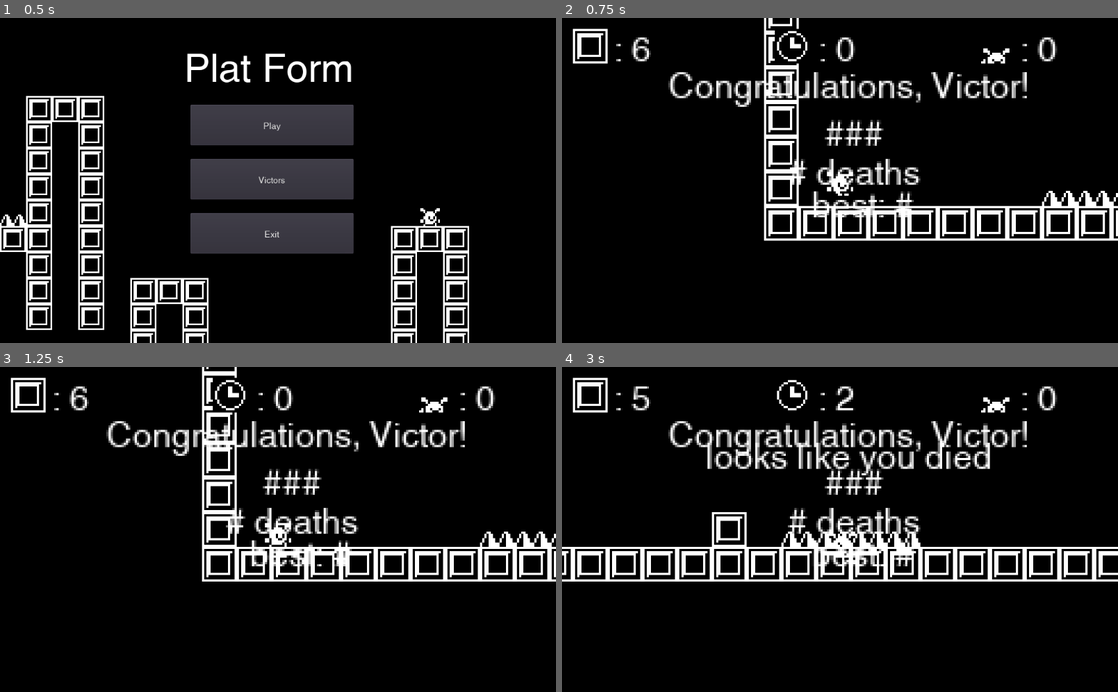
Above: before the commit, frames 1-4 (two rows, left to right).
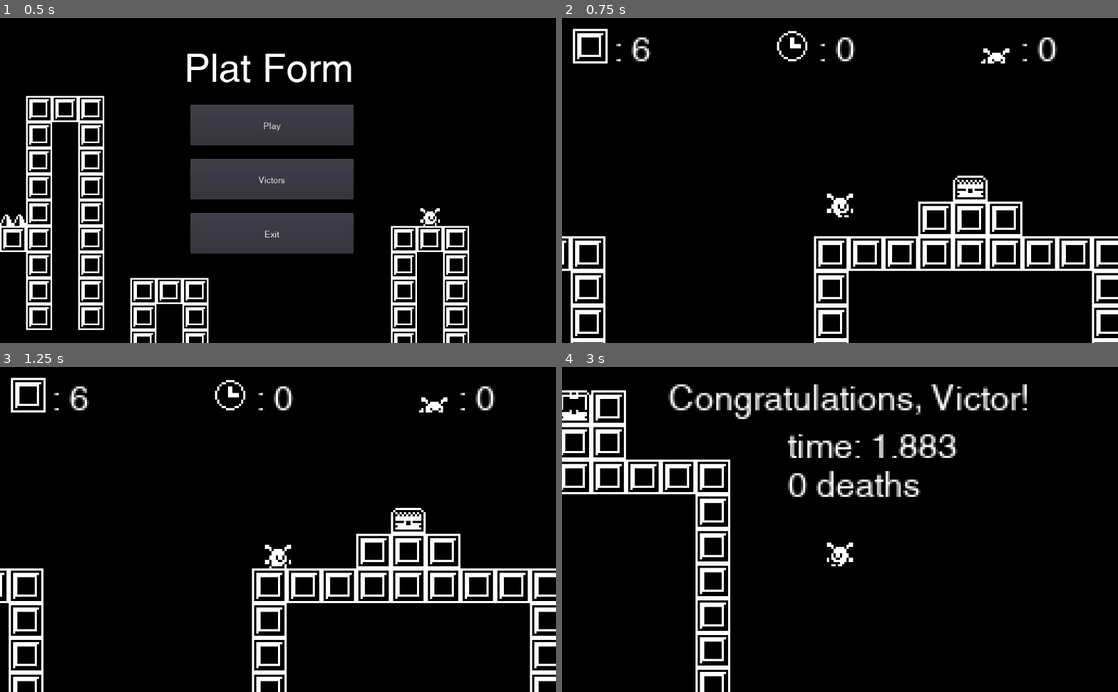
Above: after the commit, the same moments.

Repository: thomasapope/plat-form
Game: Godot game, scene res://scenes/Main.tscn
The game is run twice, just before and just after one commit, with the same random seed, the same clock (stepped at 60 frames per second) and the same inputs.
Inputs (mouse positions are in pixels of both pictures, inside the frame that each line leads up to):
- Up to frame 1 (0.5 s): no input
- Up to frame 2 (0.75 s): click "Play" at 0.5 s
- Up to frame 3 (1.25 s): no input
- Up to frame 4 (3 s): tap Enter at 1.25 s; move the mouse to (962, 513) at 1.27 s; hold D (right) 1.28-2.78 s; click (962, 513) at 1.42 s; tap W (jump) at 1.52, 2.27 s; move the mouse to (728, 545) at 2.02 s; move the mouse to (895, 458) at 2.77 s; hold A (left) from 2.78 s (still down)

Frame 1 is identical in both runs. In frame 2, 16% of the frame differs, in the area x 0-100%, y 0-100%; in frame 3, 15%; in frame 4, 21%, in the area x 0-100%, y 3-100%.
Error before the commit: Invalid set index 'visible' (on base: 'null instance') with value of type 'bool'. (res://scripts/World.gd:74)

Commit message:
Add Timer to victory screen

Diff:
--- a/scenes/World.tscn
+++ b/scenes/World.tscn
@@ -20,7 +20,7 @@
 [node name="TileMap" parent="." instance=ExtResource( 1 )]
 
 [node name="Character" parent="." instance=ExtResource( 2 )]
-position = Vector2( -301, -39 )
+position = Vector2( 5180, -395 )
 
 [node name="Hazard" parent="." instance=ExtResource( 3 )]
 
@@ -28,6 +28,7 @@
 
 [node name="Camera2D" type="Camera2D" parent="."]
 position = Vector2( 0, -72 )
+offset = Vector2( 0, -10 )
 current = true
 zoom = Vector2( 0.25, 0.25 )
 script = ExtResource( 6 )
@@ -35,9 +36,9 @@
 
 [node name="GUI" type="Control" parent="Camera2D"]
 margin_left = -128.0
-margin_top = -75.0
+margin_top = -85.0
 margin_right = 128.0
-margin_bottom = 75.0
+margin_bottom = 65.0
 mouse_filter = 2
 theme = ExtResource( 8 )
 __meta__ = {
@@ -63,14 +64,15 @@
 }
 
 [node name="VictoryLabel" type="Label" parent="Camera2D/GUI"]
+visible = false
 anchor_left = 0.5
 anchor_top = 0.5
 anchor_right = 0.5
 anchor_bottom = 0.5
-margin_left = -56.0
-margin_top = -50.0
-margin_right = 64.0
-margin_bottom = -26.0
+margin_left = -79.0
+margin_top = -67.0
+margin_right = 87.0
+margin_bottom = -43.0
 grow_horizontal = 2
 text = "Congratulations, Victor!
 "
@@ -88,7 +90,7 @@
 margin_top = -2.0
 margin_right = 33.0
 margin_bottom = 7.0
-text = "###"
+text = "time: ###"
 align = 1
 __meta__ = {
 "_edit_use_anchors_": false
@@ -110,6 +112,7 @@
 }
 
 [node name="Best" type="Label" parent="Camera2D/GUI/VictoryLabel/Deaths"]
+visible = false
 anchor_left = 0.5
 anchor_top = 1.0
 anchor_right = 0.5
--- a/scripts/Character.gd
+++ b/scripts/Character.gd
@@ -130,8 +130,8 @@
 
 func kill(code = 0):
 	if (dead): return # you only die once
-	if (!celebrate):
-		emit_signal("player_died", code)
+#	if (!celebrate):
+	emit_signal("player_died", code)
 	has_control = false
 	dead = true
 
--- a/scripts/Helper/Follow.gd
+++ b/scripts/Helper/Follow.gd
@@ -2,7 +2,6 @@
 
 export var target_nodepath = ""
 
-
 func _physics_process(_delta):
 	if (get_node("../" + target_nodepath) != null):
 		position = get_node("../" + target_nodepath).position
--- a/scripts/MenuButton.gd
+++ b/scripts/MenuButton.gd
@@ -8,7 +8,9 @@
 # exit
 
 func _ready():
-	connect("pressed", self, "_on_pressed")
+	var error_code = connect("pressed", self, "_on_pressed")
+	if (error_code != 0):
+		print_debug("ERROR: ", error_code)
 
 
 func _on_pressed():
--- a/scripts/TimeTracker.gd
+++ b/scripts/TimeTracker.gd
@@ -9,7 +9,9 @@
 
 func _ready():
 	# Connect the timeout signal to a custom method
-	self.connect("timeout", self, "_on_timeout")
+	var error_code = self.connect("timeout", self, "_on_timeout")
+	if (error_code != 0):
+		print_debug("ERROR: ", error_code)
 
 	# Setup timer update interval
 	self.wait_time = update_interval
@@ -19,7 +21,7 @@
 	elapsed_time += wait_time
 
 	# Update the label with the formatted time
-	time_label.text = format_string % elapsed_time
+#	time_label.text = format_string % elapsed_time
 
 
 func reset_timer():
--- a/scripts/World.gd
+++ b/scripts/World.gd
@@ -10,13 +10,16 @@
 onready var timer = $TimeTracker
 
 var block_format_str = ": %d"
+var format_string = ": %d"
 var death_count_format_str = ": %d"
 var end_death_format = "%d deaths"
 var end_best_format = "best: %d"
 var end_creator_format = "creator's best: %d"
+var time_format = "time: %-3.3f"
 var best_time_format = "%d"
 var game_data
 var death_count = 0
+var elapsed_time = 0
 
 export var save_filename = "user://save1.tres"
 
@@ -66,12 +69,13 @@
 	get_node("Camera2D/GUI/DeathLabel").visible = true
 	if (code == 1):
 		get_node("Camera2D/GUI/DeathLabel").text = "and then you fell forever..."
+	$ResetTimer.stop()
 	$ResetTimer.wait_time = reset_time
 	$ResetTimer.start()
 
 	# Hide GUI
 	$Tutorials.visible = false
-	$GUI.visible = false
+	$Camera2D/GUI.visible = false
 
 	# Update deaths
 	game_data.death_count += 1
@@ -83,10 +87,14 @@
 
 
 func check_best_time(time = 0):
-	if time > game_data.best_time:
-		game_data.best_time = time
+	if game_data.best_time < 1:
+		print("First new time")
+		return true
+	if time < game_data.best_time:
+		print("Best time")
 		return true # Best time achieved
 	else:
+		print("Not best time")
 		return false # Not best time
 
 
@@ -96,15 +104,21 @@
 	is_goal_reached = true
 	sound_win.play()
 
+	timer.paused = true
+	elapsed_time = elapsed_time + timer.time_left
+
 	# Hide GUI
 	$Tutorials.visible = false
-	$Camera2D/GUI/DeathCountLabel.visible = false
 	$Camera2D/GUI/GUI.visible = false
 
+	# Show Victory GUI
 	get_node("Camera2D/GUI/VictoryLabel").visible = true
+
+	# Time
+	get_node("Camera2D/GUI/VictoryLabel/Time").text = time_format % elapsed_time
+	# Deaths
 	get_node("Camera2D/GUI/VictoryLabel/Deaths").text = end_death_format % game_data.death_count
 	get_node("Camera2D/GUI/VictoryLabel/Deaths/Best").text = end_best_format % game_data.best_death_count
-	get_node("Camera2D/GUI/VictoryLabel/Time").text = best_time_format % game_data
 	#get_node("Camera2D/GUI/VictoryLabel/Deaths/Best/CreatorBest").text = end_creator_format % game_data.creator_death_count
 
 	$ResetTimer.wait_time = end_reset_time
@@ -117,13 +131,23 @@
 		get_node("Camera2D/GUI/VictoryLabel/Deaths/Best").text = end_best_format % game_data.best_death_count
 
 	# Check for best time
-	if (check_best_time()):
+	if (check_best_time(elapsed_time)):
+		game_data.best_time = elapsed_time
 		print("NEW BEST TIME! ", game_data.best_time)
 #		$Camera2D/GUI/
 
 	var error_code = ResourceSaver.save(save_filename, game_data)
 	if (error_code != 0):
 		print_debug("ERROR:", error_code)
+
+
+func take_screenshot():
+	# Get the viewport's texture and image data
+	var image = get_viewport().get_texture().get_data()
+	# Flip the image vertically (necessary for correct orientation)
+	image.flip_y()
+	# Save the image to a file (e.g., 'user://screenshot.png')
+	image.save_png("user://platform_screenshot.png")
 
 
 func reset():
@@ -138,7 +162,9 @@
 
 
 func _on_timer_timeout():
-	pass
+	# Update elapsed time and time label
+	elapsed_time += 1
+	$Camera2D/GUI/GUI/Time/TimeLabel.text = format_string % elapsed_time
 
 
 # Place Blocks
@@ -162,3 +188,13 @@
 			else:
 				# Already a block there
 				print("There is already a tile there.")
+
+
+func wait(seconds: float) -> void:
+	var timer = Timer.new()
+	add_child(timer)
+	timer.wait_time = seconds
+	timer.one_shot = true
+	timer.start()
+	yield(timer, "timeout")
+	timer.queue_free()  # Clean up the timer after use
